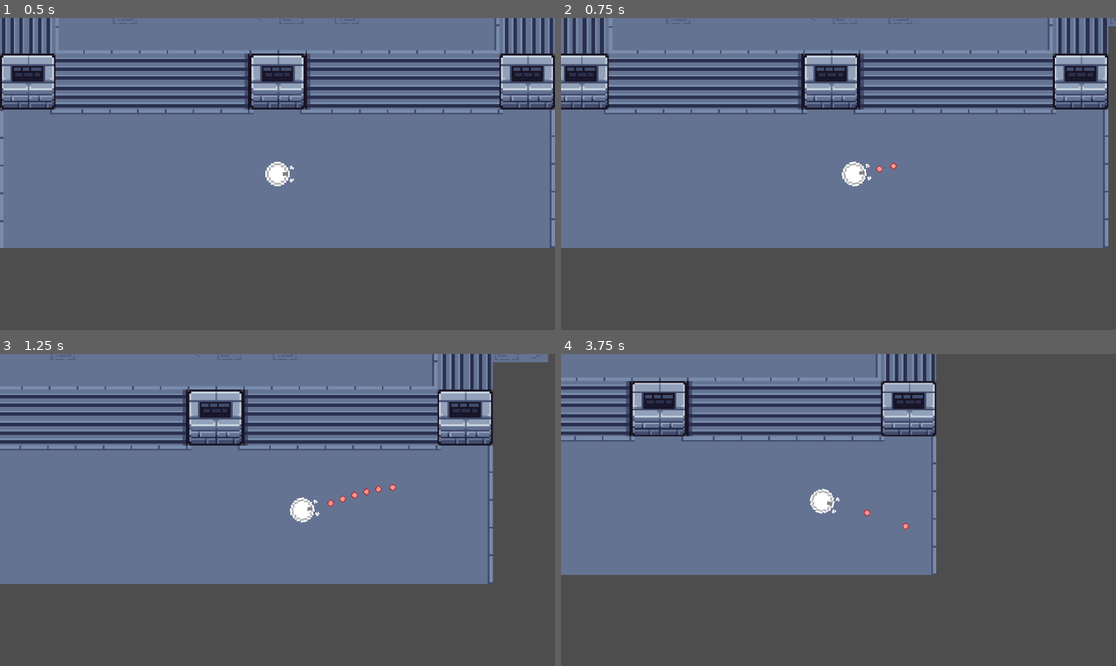
Above: before the commit, frames 1-4 (two rows, left to right).
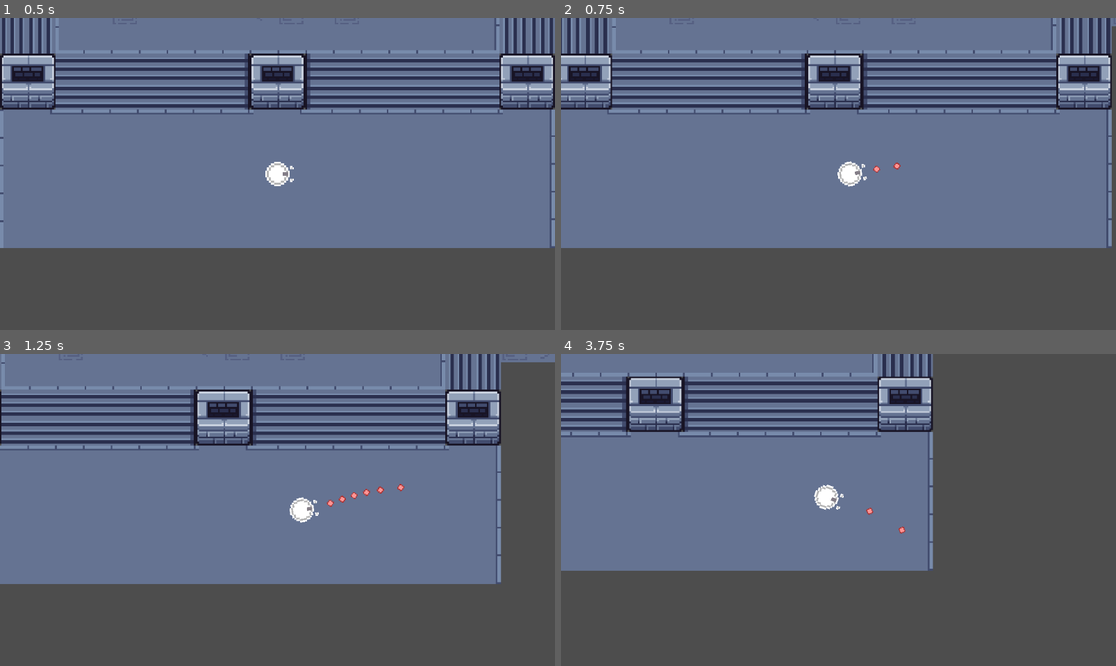
Above: after the commit, the same moments.

Repository: Voluxan/BadGameJamChompie
Game: Godot game, scene res://Scenes/Locations/temp_enviroment.tscn
The game is run twice, just before and just after one commit, with the same random seed, the same clock (stepped at 60 frames per second) and the same inputs.
Inputs (mouse positions are in pixels of both pictures, inside the frame that each line leads up to):
- Up to frame 1 (0.5 s): no input
- Up to frame 2 (0.75 s): tap Enter at 0.5 s; move the mouse to (960, 158) at 0.52 s; press the mouse at (960, 158) at 0.53 s; hold D (Right) from 0.53 s (still down)
- Up to frame 3 (1.25 s): keep holding D (Right)
- Up to frame 4 (3.75 s): move the mouse to (727, 525) at 1.27 s; release D (Right) at 1.28 s; release the mouse at (727, 525) at 1.28 s; hold S (Down) 1.28-2.03 s; click (727, 525) at 1.35 s; move the mouse to (894, 441) at 2.02 s; press the mouse at (894, 441) at 2.03 s; hold D (Right) 2.03-2.78 s; tap F (Interact) at 2.1 s; move the mouse to (810, 572) at 2.77 s; release the mouse at (810, 572) at 2.78 s; hold W (Up) 2.78-3.53 s; click (810, 572) at 2.85 s; move the mouse to (1005, 556) at 3.52 s; press the mouse at (1005, 556) at 3.53 s; hold A (Left) from 3.53 s (still down)

Frame 1 is identical in both runs. In frame 2, 5.4% of the frame differs, in the area x 0-100%, y 0-74%; in frame 3, 4.4%; in frame 4, 15%, in the area x 0-68%, y 0-71%.

Commit message:
Refined Player movement + finished the arena setup (needs to be slightly fixed still)

Diff:
--- /dev/null
+++ b/Assets/Shaders/transition.gdshader
@@ -0,0 +1,22 @@
+shader_type canvas_item;
+
+// Ranges from 0 to 1 over the course of the transition.
+// We use this to actually animate the shader.
+uniform float progress : hint_range(0, 1);
+uniform float progress2 : hint_range(0, 1);
+
+// Size of each diamond, in pixels.
+uniform float diamondPixelSize = 10;
+
+void fragment() {
+	float xFraction = fract(FRAGCOORD.x / diamondPixelSize);
+	float yFraction = fract(FRAGCOORD.y / diamondPixelSize);
+	float xDistance = abs(xFraction - 0.5);
+	float yDistance = abs(yFraction - 0.5);
+	if (xDistance + yDistance + UV.x + UV.y > progress * 4.0) {
+		discard;
+	}
+	if (xDistance + yDistance + UV.x + UV.y < progress2 * 4.0) {
+		discard;
+	}
+}
--- a/Scenes/Locations/temp_enviroment.tscn
+++ b/Scenes/Locations/temp_enviroment.tscn
@@ -5,6 +5,7 @@
 [ext_resource type="PackedScene" uid="uid://c00db2wg142i" path="res://Scenes/Objects/bullet.tscn" id="1_c27se"]
 [ext_resource type="PackedScene" uid="uid://i0if8koxb8og" path="res://Scenes/Objects/dummy.tscn" id="2_c58a5"]
 [ext_resource type="PackedScene" uid="uid://by3m1h0gcyvtj" path="res://Scenes/Locations/mainring.tscn" id="5_l53e2"]
+[ext_resource type="PackedScene" uid="uid://dr1mfpt3p8lo4" path="res://Scenes/UI/transition_screen.tscn" id="6_j50aj"]
 
 [sub_resource type="TileSetAtlasSource" id="TileSetAtlasSource_c27se"]
 texture = ExtResource("1_bl555")
@@ -301,23 +302,28 @@
 [sub_resource type="TileSet" id="TileSet_l53e2"]
 sources/0 = SubResource("TileSetAtlasSource_c27se")
 
-[node name="TempEnviroment" type="Node2D" unique_id=1988744535]
-
-[node name="Bullet" parent="." unique_id=182520986 instance=ExtResource("1_c27se")]
-
-[node name="TileMapLayer" type="TileMapLayer" parent="." unique_id=1171290008]
+[node name="Main" type="Node" unique_id=526456971]
+
+[node name="Game" type="Node2D" parent="." unique_id=481764979]
+
+[node name="Bullet" parent="Game" unique_id=182520986 instance=ExtResource("1_c27se")]
+
+[node name="TileMapLayer" type="TileMapLayer" parent="Game" unique_id=1171290008]
 scale = Vector2(3, 3)
 tile_map_data = PackedByteArray("AADt//z/AAAIAA0AAADt//3/AAAKAAwAAADt//7/AAAJAA0AAADt////AAAIAA0AAADt/wAAAAAIAA0AAADt/w …(9408 unchanged characters)…
 tile_set = SubResource("TileSet_l53e2")
 
-[node name="TileMapLayer2" type="TileMapLayer" parent="TileMapLayer" unique_id=319983175]
+[node name="TileMapLayer2" type="TileMapLayer" parent="Game/TileMapLayer" unique_id=319983175]
 tile_set = SubResource("TileSet_l53e2")
 
-[node name="Dummy" parent="." unique_id=124585649 instance=ExtResource("2_c58a5")]
+[node name="Dummy" parent="Game" unique_id=124585649 instance=ExtResource("2_c58a5")]
 position = Vector2(-345, -1)
 
-[node name="Ring" parent="." unique_id=138944767 instance=ExtResource("5_l53e2")]
-
-[node name="Player" parent="." unique_id=894159016 instance=ExtResource("1_8otri")]
+[node name="Ring" parent="Game" unique_id=138944767 instance=ExtResource("5_l53e2")]
+
+[node name="Player" parent="Game" unique_id=894159016 instance=ExtResource("1_8otri")]
 z_index = 5
 position = Vector2(0, 544)
+
+[node name="TransitionScreen" parent="." unique_id=542370876 instance=ExtResource("6_j50aj")]
+unique_name_in_owner = true
--- a/Scenes/Objects/hurt_box.tscn
+++ b/Scenes/Objects/hurt_box.tscn
@@ -1,6 +1,6 @@
 [gd_scene format=3 uid="uid://cnopm8pkr7qo"]
 
-[ext_resource type="Script" uid="uid://blxu247pjbgri" path="res://hurt_box.gd" id="1_1fqtx"]
+[ext_resource type="Script" uid="uid://blxu247pjbgri" path="res://Scripts/hurt_box.gd" id="1_1fqtx"]
 
 [sub_resource type="RectangleShape2D" id="RectangleShape2D_mmw05"]
 size = Vector2(44, 49)
--- a/Scenes/Objects/player.tscn
+++ b/Scenes/Objects/player.tscn
@@ -60,5 +60,7 @@
 [node name="Moving" type="Node" parent="FStateMachine" unique_id=736448407]
 script = ExtResource("4_h6i5h")
 maxspeed = 220.0
+accel = 12.0
+friction = 10.0
 
 [editable path="AttackArea"]
--- /dev/null
+++ b/Scenes/UI/transition.gd
@@ -0,0 +1,11 @@
+extends CanvasLayer
+@onready var animation_player: AnimationPlayer = $TransitionScreen/AnimationPlayer
+
+func transition(transition: String) -> void:
+	if (transition == "FadeIn"):
+		animation_player.play("fade_in")
+	elif (transition == "FadeOut"):
+		animation_player.play("fade_out")
+		await animation_player.animation_finished
+		animation_player.play("RESET")
+	pass
--- /dev/null
+++ b/Scenes/UI/transition_screen.tscn
@@ -0,0 +1,101 @@
+[gd_scene format=3 uid="uid://dr1mfpt3p8lo4"]
+
+[ext_resource type="Script" uid="uid://b2q8dpc24nuue" path="res://Scenes/UI/transition.gd" id="1_1lp7i"]
+[ext_resource type="Shader" uid="uid://jlsg7r7q6j7i" path="res://Assets/Shaders/transition.gdshader" id="1_35naf"]
+
+[sub_resource type="ShaderMaterial" id="ShaderMaterial_1lp7i"]
+shader = ExtResource("1_35naf")
+shader_parameter/progress = 0.0
+shader_parameter/progress2 = 0.0
+shader_parameter/diamondPixelSize = 50.0
+
+[sub_resource type="Animation" id="Animation_35naf"]
+length = 0.001
+tracks/0/type = "value"
+tracks/0/imported = false
+tracks/0/enabled = true
+tracks/0/path = NodePath(".:material:shader_parameter/progress")
+tracks/0/interp = 1
+tracks/0/loop_wrap = true
+tracks/0/keys = {
+"times": PackedFloat32Array(0),
+"transitions": PackedFloat32Array(1),
+"update": 0,
+"values": [0.0]
+}
+tracks/1/type = "value"
+tracks/1/imported = false
+tracks/1/enabled = true
+tracks/1/path = NodePath(".:material:shader_parameter/progress2")
+tracks/1/interp = 1
+tracks/1/loop_wrap = true
+tracks/1/keys = {
+"times": PackedFloat32Array(0),
+"transitions": PackedFloat32Array(1),
+"update": 0,
+"values": [0.0]
+}
+
+[sub_resource type="Animation" id="Animation_1lp7i"]
+resource_name = "fade_in"
+tracks/0/type = "value"
+tracks/0/imported = false
+tracks/0/enabled = true
+tracks/0/path = NodePath(".:material:shader_parameter/progress")
+tracks/0/interp = 1
+tracks/0/loop_wrap = true
+tracks/0/keys = {
+"times": PackedFloat32Array(0, 1),
+"transitions": PackedFloat32Array(1, 1),
+"update": 0,
+"values": [0.0, 0.750000035625]
+}
+
+[sub_resource type="Animation" id="Animation_ygwb0"]
+resource_name = "fade_out"
+tracks/0/type = "value"
+tracks/0/imported = false
+tracks/0/enabled = true
+tracks/0/path = NodePath(".:material:shader_parameter/progress2")
+tracks/0/interp = 1
+tracks/0/loop_wrap = true
+tracks/0/keys = {
+"times": PackedFloat32Array(0, 1),
+"transitions": PackedFloat32Array(1, 1),
+"update": 0,
+"values": [0.0, 0.750000035625]
+}
+
+[sub_resource type="AnimationLibrary" id="AnimationLibrary_ygwb0"]
+_data = {
+&"RESET": SubResource("Animation_35naf"),
+&"fade_in": SubResource("Animation_1lp7i"),
+&"fade_out": SubResource("Animation_ygwb0")
+}
+
+[node name="CanvasLayer" type="CanvasLayer" unique_id=796904465]
+script = ExtResource("1_1lp7i")
+
+[node name="TransitionScreen" type="Control" parent="." unique_id=542370876]
+modulate = Color(1, 0, 0, 1)
+z_index = 500
+material = SubResource("ShaderMaterial_1lp7i")
+layout_mode = 3
+anchors_preset = 15
+anchor_right = 1.0
+anchor_bottom = 1.0
+grow_horizontal = 2
+grow_vertical = 2
+
+[node name="ColorRect" type="ColorRect" parent="TransitionScreen" unique_id=1028216151]
+use_parent_material = true
+layout_mode = 1
+anchors_preset = 15
+anchor_right = 1.0
+anchor_bottom = 1.0
+grow_horizontal = 2
+grow_vertical = 2
+color = Color(0, 0, 0, 1)
+
+[node name="AnimationPlayer" type="AnimationPlayer" parent="TransitionScreen" unique_id=500219007]
+libraries/ = SubResource("AnimationLibrary_ygwb0")
--- a/Scripts/BattleRing.gd
+++ b/Scripts/BattleRing.gd
@@ -1,10 +1,11 @@
 extends Node2D
+@onready var transition_screen: CanvasLayer = %TransitionScreen
 
 
 @onready var Walls: CollisionPolygon2D = $Outer/Walls
 var Battling : bool = false
 var Player
-# Called every frame. 'delta' is the elapsed time since the previous frame.
+
 func _process(delta: float) -> void:
 	if Input.is_action_just_pressed("Interact") and (Battling == true):
 		if Player:
@@ -28,7 +29,6 @@
 		Player = body
 		print(body.position)
 
-
 func _left_exit_region(body: Node2D) -> void:
 	if body.is_in_group("Player"):
 		print("Player left/changed their mind")
@@ -44,13 +44,18 @@
 	pass # Replace with function body.
 
 func _leave_arena(player, side, pos) -> void:
+	transition_screen.transition("FadeIn")
+	await transition_screen.animation_player.animation_finished
 	match side:
 		"Right":
 			player.position = Vector2(pos.x + 60, pos.y )
 		"Left":
 			player.position = Vector2(pos.x - 60, pos.y )
 		"Up":
+			player.position = Vector2(pos.x , pos.y - 60)
+		"Down":
 			player.position = Vector2(pos.x , pos.y + 60)
-		"Down":
-			player.position = Vector2(pos.x , pos.y - 60)
-	pass
+
+	transition_screen.transition("FadeOut")
+	Battling = false
+	Walls.set_deferred("disabled", true)
--- a/Scripts/StateMachines/Player/moving_State.gd
+++ b/Scripts/StateMachines/Player/moving_State.gd
@@ -2,35 +2,43 @@
 class_name PlayerMoving
 
 @export var maxspeed : float = 80.0
-@export var accel : float = 16.5
-@export var friction : float = 8.5
+@export var accel : float = 5
+@export var friction : float = 8
 #var player : CharacterBody2D
 @onready var player: CharacterBody2D = $"../.."
-
+var isrunning = false
 # @onready var Char: AnimatedSprite2D = $"../../char"
 #var face_direction := 1.0
 
 func Enter(): # Replacement for _Ready
-	#Char.play("Walk")
+	isrunning = true
 
 	#player = get_tree().get_first_node_in_group("Player")
 	pass
 
 func Update(_delta:float): # Replace ment for _process
-	var input_dir : Vector2 = Vector2(Input.get_action_strength("Right") - Input.get_action_strength("Left"),Input.get_action_strength("Down") - Input.get_action_strength("Up")).normalized()
+	var input_dir : Vector2 = Vector2(
+		Input.get_action_strength("Right") - Input.get_action_strength("Left"),
+		Input.get_action_strength("Down") - Input.get_action_strength("Up")
+		).normalized()
 	Move(input_dir, _delta)
 
-	#if Input.is_action_just_pressed("Attack"):
-		#state_transition.emit(self, "Attacking")
+func _physics_process(delta: float) -> void:
+	if isrunning == false:
+		Move(Vector2.ZERO, delta)
 
-func Move(input_dir : Vector2, _delta):
+
+func Move(input_dir : Vector2, delta):
+
+	var lerp_weight = delta * (accel if input_dir else friction)
+	player.velocity = lerp(player.velocity, input_dir * maxspeed, lerp_weight)
 
 	#var VelocityWeightX : float = 1.0 - exp( -(accel if input_dir.x else friction) * delta)
 	#player.velocity.x = lerp(player.velocity.x, input_dir.x * maxspeed, VelocityWeightX)
 	#var VelocityWeightY : float = 1.0 - exp( -(accel if input_dir.y else friction) * delta)
 	#player.velocity.y = lerp(player.velocity.y, input_dir.y * maxspeed, VelocityWeightY)
 
-	player.velocity = input_dir * maxspeed
+	#player.velocity = input_dir * maxspeed
 	player.move_and_slide()
 
 	#player.apply_scale(Vector2(input_dir.x * face_direction, 1)) # flip
@@ -42,12 +50,10 @@
 		#Char.flip_h = false
 
 	if(input_dir.length() <= 0):
+		isrunning = false
 		Transition("Idle")
 	else:
-		var x_dir = int(Input.is_action_pressed("Right")) - int(Input.is_action_pressed("Left"))
-		if x_dir == 0: return
-		#player.apply_scale(Vector2(x_dir * face_direction, 1)) # flip
-		#face_direction = x_dir # remember direction
+		pass
 
 func Transition(newstate : String):
 		state_transition.emit(self, newstate)
Not shown, added: Assets/Shaders/transition.gdshader.uid
Not shown, added: Scenes/UI/transition.gd.uid
Renamed: hurt_box.gd -> Scripts/hurt_box.gd
Renamed: hurt_box.gd.uid -> Scripts/hurt_box.gd.uid
